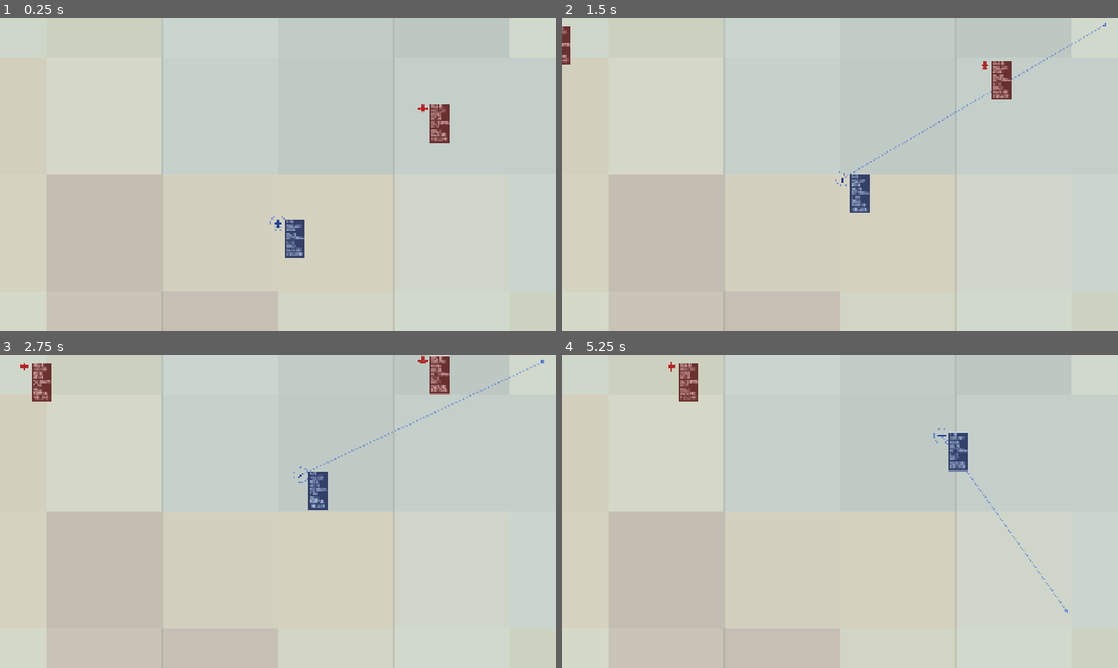
Above: before the commit, frames 1-4 (two rows, left to right).
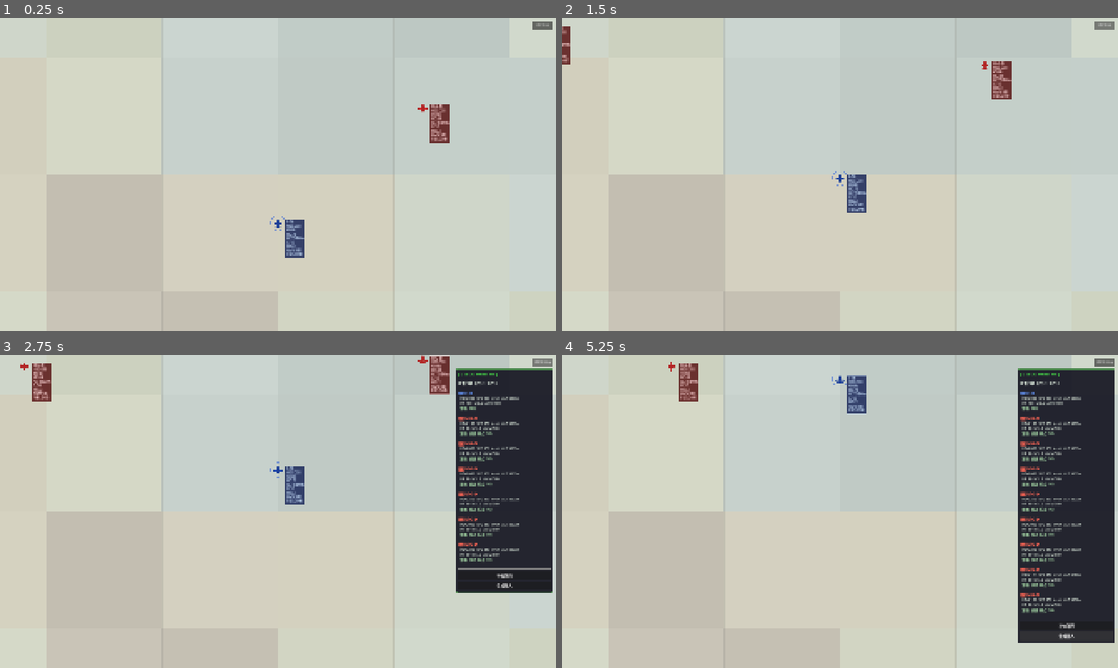
Above: after the commit, the same moments.

Repository: ppeerrmsk/AGL
Game: Godot game, scene res://scenes/main.tscn
Two runs of this game, one before a commit and one after it. Both use one fixed random seed, a clock stepped at 60 frames per second and the inputs below.
Inputs (mouse positions are in pixels of both pictures, inside the frame that each line leads up to):
- Up to frame 1 (0.25 s): no input
- Up to frame 2 (1.5 s): click (1106, 24) at 0.5 s, where only the run after the commit has a clickable "DEBUG"; click (1106, 24) at 1.25 s, where only the run after the commit has a clickable "DEBUG ▼"
- Up to frame 3 (2.75 s): click (544, 361) at 2 s, where only the run after the commit has a clickable "DEBUG"
- Up to frame 4 (5.25 s): click (1067, 574) at 2.75 s, where only the run after the commit has a clickable "补充弹药"; click (1067, 586) at 3.5 s, where only the run after the commit has a clickable "生成敌人"; click (1067, 599) at 4.25 s, where only the run after the commit has a clickable "补充弹药"; click (1067, 611) at 5 s, where only the run after the commit has a clickable "生成敌人"

The runs differ from the first frame. In frame 1, 0.1% of the frame differs, in the area x 95-100%, y 1-4%; in frame 2, 0.6%; in frame 3, 14%; in frame 4, 16%, in the area x 48-100%, y 1-92%.

Commit message:
添加轨迹丝带系统（TrailRibbon）和调试面板（DebugPanel）
新增通用 TrailRibbon 组件替换逐点折线画法，飞机和导弹共用；
新增 CanvasLayer 调试面板用于开发时查看运行状态。

Co-Authored-By: Claude Opus 4.6 (1M context) <noreply@anthropic.com>

Diff:
--- a/scenes/main.tscn
+++ b/scenes/main.tscn
@@ -7,6 +7,7 @@
 [ext_resource type="Resource" path="res://resources/default_fighter.tres" id="6"]
 [ext_resource type="Script" path="res://scripts/bullet_manager.gd" id="7"]
 [ext_resource type="Script" path="res://scripts/missile_manager.gd" id="8"]
+[ext_resource type="Script" path="res://scripts/debug_panel.gd" id="9"]
 
 [node name="Main" type="Node2D"]
 script = ExtResource("1")
@@ -96,3 +97,6 @@
 patrol_altitude = 7000.0
 arrival_distance = 200.0
 waypoints = PackedVector2Array(100, -1100, 700, -500, 1300, -1100, 700, -1700)
+
+[node name="DebugPanel" type="CanvasLayer" parent="."]
+script = ExtResource("9")
--- /dev/null
+++ b/scripts/debug_panel.gd
@@ -0,0 +1,257 @@
+extends CanvasLayer
+
+## Debug 监控面板：显示存活飞机列表、AI 策略、并提供生成敌人按钮
+
+const SPAWN_DISTANCE := 2000.0  ## 生成敌人与玩家的距离（像素）
+
+var _visible := false
+var _panel: PanelContainer
+var _content_label: RichTextLabel
+var _toggle_btn: Button
+var _spawn_btn: Button
+
+var _enemy_scene: PackedScene
+var _enemy_params: Resource
+
+func _ready() -> void:
+	layer = 100
+	_enemy_scene = preload("res://scenes/aircraft.tscn")
+	_enemy_params = preload("res://resources/enemy_fighter.tres")
+	_build_ui()
+
+func _build_ui() -> void:
+	# --- 右上角开关按钮 ---
+	_toggle_btn = Button.new()
+	_toggle_btn.text = "DEBUG"
+	_toggle_btn.position = Vector2(0, 0)
+	_toggle_btn.custom_minimum_size = Vector2(70, 30)
+	_toggle_btn.add_theme_font_size_override("font_size", 12)
+	add_child(_toggle_btn)
+	_toggle_btn.pressed.connect(_on_toggle)
+
+	# --- 面板 ---
+	_panel = PanelContainer.new()
+	_panel.visible = false
+	add_child(_panel)
+
+	var style := StyleBoxFlat.new()
+	style.bg_color = Color(0.05, 0.05, 0.1, 0.88)
+	style.border_color = Color(0.3, 0.6, 0.3, 0.6)
+	style.set_border_width_all(1)
+	style.set_corner_radius_all(4)
+	style.set_content_margin_all(8)
+	_panel.add_theme_stylebox_override("panel", style)
+
+	var vbox := VBoxContainer.new()
+	vbox.add_theme_constant_override("separation", 4)
+	_panel.add_child(vbox)
+
+	# 标题
+	var title := Label.new()
+	title.text = "[ DEBUG MONITOR ]"
+	title.add_theme_color_override("font_color", Color(0.3, 1.0, 0.3))
+	title.add_theme_font_size_override("font_size", 14)
+	vbox.add_child(title)
+
+	# 分割线
+	var sep := HSeparator.new()
+	vbox.add_child(sep)
+
+	# 内容
+	_content_label = RichTextLabel.new()
+	_content_label.bbcode_enabled = true
+	_content_label.fit_content = true
+	_content_label.custom_minimum_size = Vector2(320, 100)
+	_content_label.scroll_active = true
+	_content_label.add_theme_font_size_override("normal_font_size", 12)
+	_content_label.add_theme_font_size_override("bold_font_size", 12)
+	_content_label.add_theme_color_override("default_color", Color(0.85, 0.9, 0.85))
+	vbox.add_child(_content_label)
+
+	# 分割线
+	var sep2 := HSeparator.new()
+	vbox.add_child(sep2)
+
+	# 补充弹药按钮
+	var reload_btn := Button.new()
+	reload_btn.text = "补充弹药"
+	reload_btn.custom_minimum_size = Vector2(0, 32)
+	reload_btn.add_theme_font_size_override("font_size", 13)
+	vbox.add_child(reload_btn)
+	reload_btn.pressed.connect(_on_reload_ammo)
+
+	# 生成敌人按钮
+	_spawn_btn = Button.new()
+	_spawn_btn.text = "生成敌人"
+	_spawn_btn.custom_minimum_size = Vector2(0, 32)
+	_spawn_btn.add_theme_font_size_override("font_size", 13)
+	vbox.add_child(_spawn_btn)
+	_spawn_btn.pressed.connect(_on_spawn_enemy)
+
+func _process(_delta: float) -> void:
+	_layout_ui()
+	if _visible:
+		_update_content()
+
+func _layout_ui() -> void:
+	var vp_size := get_viewport().get_visible_rect().size
+	# 按钮固定在右上角
+	_toggle_btn.position = Vector2(vp_size.x - _toggle_btn.size.x - 10, 10)
+	# 面板在按钮下方
+	if _panel.visible:
+		_panel.position = Vector2(vp_size.x - _panel.size.x - 10, 48)
+
+func _on_toggle() -> void:
+	_visible = not _visible
+	_panel.visible = _visible
+	_toggle_btn.text = "DEBUG ▼" if _visible else "DEBUG"
+
+func _update_content() -> void:
+	var main := get_parent()
+	if not main:
+		return
+
+	var text := ""
+	var friendly_count := 0
+	var enemy_count := 0
+
+	# 收集飞机
+	var aircraft_list: Array = []
+	for child in main.get_children():
+		if child is Aircraft and not child.is_destroyed:
+			aircraft_list.append(child)
+
+	# 统计
+	for ac: Aircraft in aircraft_list:
+		if ac.team == 0:
+			friendly_count += 1
+		else:
+			enemy_count += 1
+
+	text += "[b]存活飞机[/b]  友军: %d  敌军: %d\n" % [friendly_count, enemy_count]
+	text += "[color=#555555]─────────────────────────[/color]\n"
+
+	for ac: Aircraft in aircraft_list:
+		var team_color := "#6699ff" if ac.team == 0 else "#ff6655"
+		var team_tag := "友" if ac.team == 0 else "敌"
+		var display_name: String = ac.params.display_name if ac.params else str(ac.name)
+
+		var hdg_deg := rad_to_deg(ac.heading)
+		if hdg_deg < 0:
+			hdg_deg += 360.0
+		var speed_kmh := ac.speed * 3.6
+		var alt := ac.altitude
+
+		text += "[color=%s][b][%s] %s[/b][/color]\n" % [team_color, team_tag, display_name]
+		text += "  HDG %03d  SPD %.0f km/h  ALT %.0fm\n" % [roundi(hdg_deg), speed_kmh, alt]
+		text += "  HP %.0f  MSL %d  AMM %d\n" % [ac.hp, ac.missiles_remaining, ac.ammo]
+
+		# AI 策略
+		var strategy := _get_strategy_text(ac)
+		if strategy != "":
+			text += "  [color=#aaddaa]策略: %s[/color]\n" % strategy
+		text += "\n"
+
+	_content_label.text = text
+
+func _get_strategy_text(ac: Aircraft) -> String:
+	# 玩家飞机
+	if ac.team == 0:
+		if ac.combat_target and is_instance_valid(ac.combat_target) and not ac.combat_target.is_destroyed:
+			return _get_combat_strategy(ac)
+		elif ac.target_position != Vector2.INF:
+			return "航向指定目标"
+		else:
+			return "待命"
+
+	# AI 飞机
+	if ac.combat_target and is_instance_valid(ac.combat_target) and not ac.combat_target.is_destroyed:
+		return _get_combat_strategy(ac)
+
+	# 检查 AIController
+	for child in ac.get_children():
+		if child is AIController:
+			var ctrl: AIController = child
+			if ctrl.waypoints.size() > 0:
+				return "巡逻 (航点 %d/%d)" % [ctrl.current_waypoint_index + 1, ctrl.waypoints.size()]
+			else:
+				return "无航点"
+	return "空闲"
+
+func _get_combat_strategy(ac: Aircraft) -> String:
+	var target_name := ""
+	if ac.combat_target and is_instance_valid(ac.combat_target):
+		target_name = ac.combat_target.name
+
+	var mode_str := ""
+	if ac.weapon_mode == Aircraft.WeaponMode.MISSILE:
+		var phase := ac._get_missile_phase()
+		var phase_names := ["接近", "照射", "保持/Crank"]
+		mode_str = "导弹[%s]" % phase_names[phase]
+		if ac.is_cranking():
+			mode_str += " (照射中)"
+	else:
+		mode_str = "机炮"
+		if ac.is_firing:
+			mode_str += " (开火中)"
+
+	return "交战 → %s  模式: %s" % [target_name, mode_str]
+
+func _on_reload_ammo() -> void:
+	var main := get_parent()
+	if not main:
+		return
+	for child in main.get_children():
+		if child is Aircraft and not child.is_destroyed:
+			if child.params:
+				if child.params.gun:
+					child.ammo = child.params.gun.max_ammo
+				if child.params.missile:
+					child.missiles_remaining = child.params.missile.max_count
+
+func _on_spawn_enemy() -> void:
+	var main := get_parent()
+	if not main:
+		return
+
+	# 找到玩家飞机位置
+	var player_pos := Vector2.ZERO
+	for child in main.get_children():
+		if child is Aircraft and child.team == 0 and not child.is_destroyed:
+			player_pos = child.global_position
+			break
+
+	# 随机方向
+	var angle := randf() * TAU
+	var spawn_pos := player_pos + Vector2(cos(angle), sin(angle)) * SPAWN_DISTANCE
+
+	# 生成敌机
+	var enemy: Aircraft = _enemy_scene.instantiate()
+	enemy.params = _enemy_params
+	enemy.team = 1
+	enemy.position = spawn_pos
+	# 朝向玩家
+	var to_player := (player_pos - spawn_pos).normalized()
+	enemy.initial_heading_deg = rad_to_deg(atan2(to_player.x, -to_player.y))
+
+	main.add_child(enemy)
+
+	# 注入 bullet/missile manager
+	for child in main.get_children():
+		if child is BulletManager:
+			enemy.bullet_manager = child
+		elif child is MissileManager:
+			enemy.missile_manager = child
+
+	# 添加 AI 控制器（巡逻航点围绕玩家位置）
+	var ai := AIController.new()
+	ai.name = "AI_%s" % enemy.name
+	ai.aircraft = enemy
+	ai.patrol_altitude = randf_range(4000.0, 8000.0)
+	ai.waypoints = PackedVector2Array([
+		player_pos + Vector2(800, -800),
+		player_pos + Vector2(800, 800),
+		player_pos + Vector2(-800, 800),
+		player_pos + Vector2(-800, -800),
+	])
+	enemy.add_child(ai)
--- /dev/null
+++ b/scripts/trail_ribbon.gd
@@ -0,0 +1,81 @@
+class_name TrailRibbon
+extends Node2D
+
+## 飞行轨迹丝带效果
+## 作为子节点挂载到 Aircraft 或 Missile 上
+
+@export var ribbon_color: Color = Color(0.3, 0.5, 1.0, 0.6)
+@export var ribbon_width: float = 8.0
+@export var max_points: int = 150
+@export var sample_interval: float = 0.05  ## 采样间隔（秒）
+
+var _trail_data: Array = []  ## Array of { pos: Vector2, heading: float, bank: float }
+var _sample_timer: float = 0.0
+
+func add_point(pos: Vector2, heading: float, bank: float) -> void:
+	_trail_data.append({ "pos": pos, "heading": heading, "bank": bank })
+	if _trail_data.size() > max_points:
+		_trail_data.remove_at(0)
+
+func _process(delta: float) -> void:
+	_sample_timer += delta
+	if _sample_timer >= sample_interval:
+		_sample_timer -= sample_interval
+		var parent := get_parent()
+		if parent:
+			var bank: float = parent.bank_angle if "bank_angle" in parent else 0.0
+			var hdg: float = parent.heading if "heading" in parent else parent.rotation
+			add_point(parent.global_position, hdg, bank)
+	queue_redraw()
+
+func _draw() -> void:
+	var count := _trail_data.size()
+	if count < 2:
+		return
+
+	for i in range(count - 1):
+		var d0: Dictionary = _trail_data[i]
+		var d1: Dictionary = _trail_data[i + 1]
+
+		var p0: Vector2 = to_local(d0["pos"])
+		var p1: Vector2 = to_local(d1["pos"])
+
+		# 飞行方向
+		var dir := (p1 - p0)
+		if dir.length_squared() < 0.01:
+			continue
+		dir = dir.normalized()
+
+		# 垂直于飞行方向（右侧）
+		var perp := Vector2(-dir.y, dir.x)
+
+		# 进度比 (0=最旧, 1=最新)
+		var t0 := float(i) / float(count - 1)
+		var t1 := float(i + 1) / float(count - 1)
+
+		# Alpha 渐变：尾部淡出
+		var alpha0 := t0 * ribbon_color.a
+		var alpha1 := t1 * ribbon_color.a
+
+		# 丝带宽度随 bank_angle 变化模拟 3D 翻转
+		var bank0: float = d0["bank"]
+		var bank1: float = d1["bank"]
+		var w0 := ribbon_width * cos(bank0)
+		var w1 := ribbon_width * cos(bank1)
+
+		# 中心偏移模拟侧翻
+		var offset0 := perp * ribbon_width * sin(bank0) * 0.3
+		var offset1 := perp * ribbon_width * sin(bank1) * 0.3
+
+		# 四个顶点（四边形条带）
+		var v0 := p0 + offset0 + perp * w0 * 0.5
+		var v1 := p0 + offset0 - perp * w0 * 0.5
+		var v2 := p1 + offset1 - perp * w1 * 0.5
+		var v3 := p1 + offset1 + perp * w1 * 0.5
+
+		var c0 := Color(ribbon_color.r, ribbon_color.g, ribbon_color.b, alpha0)
+		var c1 := Color(ribbon_color.r, ribbon_color.g, ribbon_color.b, alpha1)
+
+		var verts := PackedVector2Array([v0, v3, v2, v1])
+		var colors := PackedColorArray([c0, c1, c1, c0])
+		draw_polygon(verts, colors)
Not shown: 1 places in scenes/main.tscn that only renumber resources
Not shown, added: scripts/debug_panel.gd.uid
Not shown, added: scripts/trail_ribbon.gd.uid
